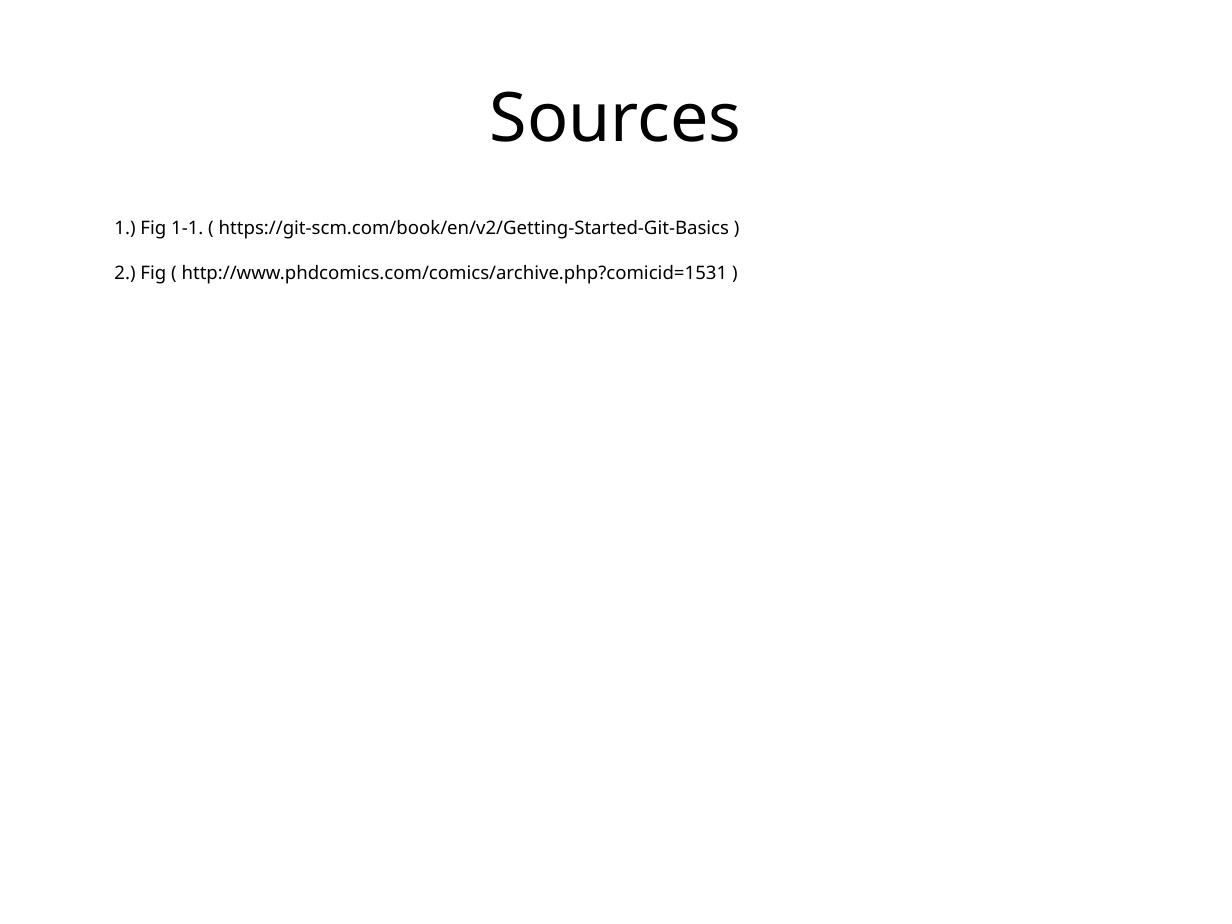
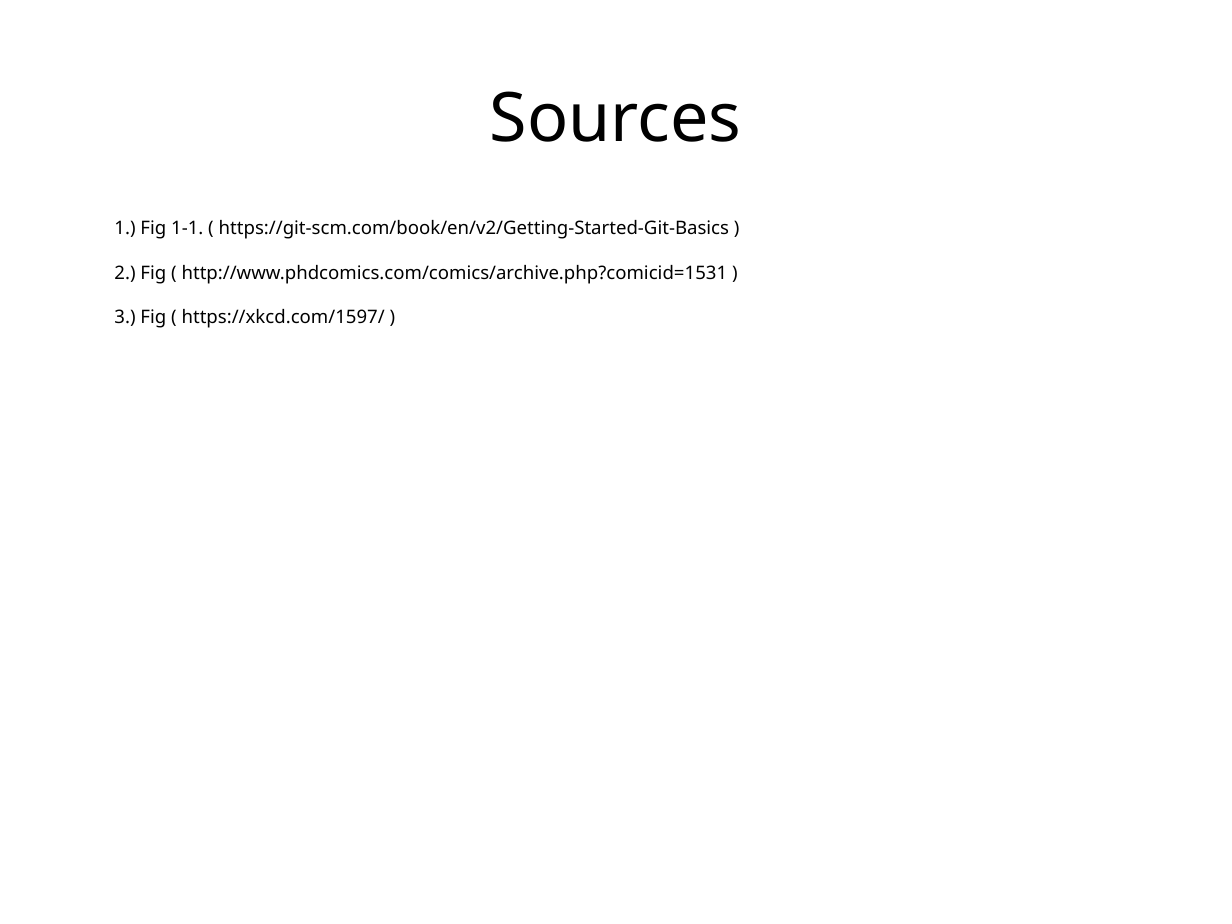
Before and after one commit to ethanwillis/git_presentation, a slide deck: slide 30 of git_presentation_slideshow.odp. Drawn at 1232x924 pixels with LibreOffice and Linux fonts; fonts in the diff are those of the drawing. Boxes give left, top, right and bottom in pixels: in the first picture for what was removed or moved away, otherwise in the second. Text is boxed around its words. In the diff, an @@ line names an element or a change of style, - is before the commit and + after.

```diff
--- a/git_presentation_slideshow.odp
+++ b/git_presentation_slideshow.odp
@@ text at (114, 265, 728, 328): text changed @@
-2.) Fig ( http://www.phdcomics.com/comics/archive.php?comicid=1531 )
+2.) Fig ( http://www.phdcomics.com/comics/archive.php?comicid=1531 )
+3.) Fig ( https://xkcd.com/1597/ )
```
Also in this commit, not shown: 1 other slide changed.
